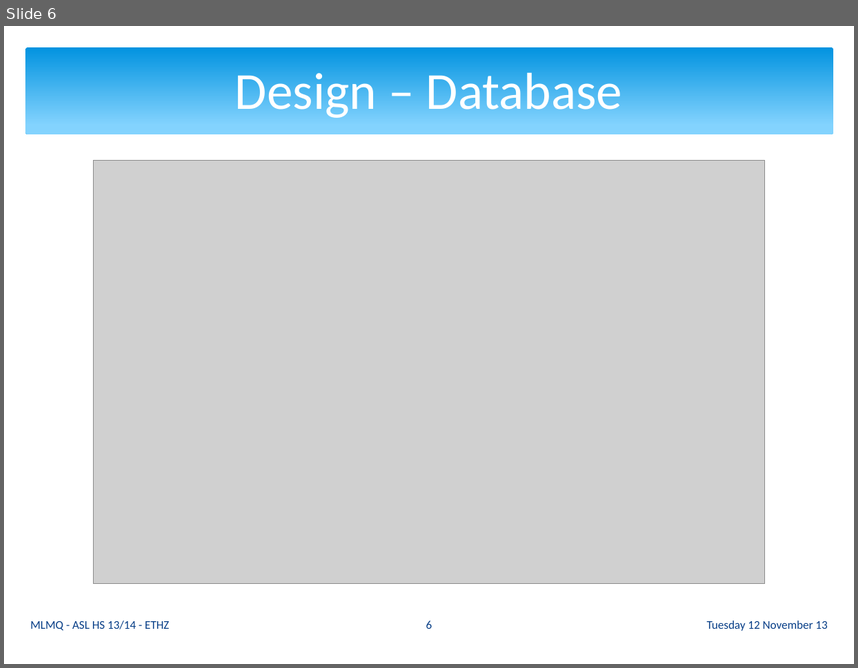
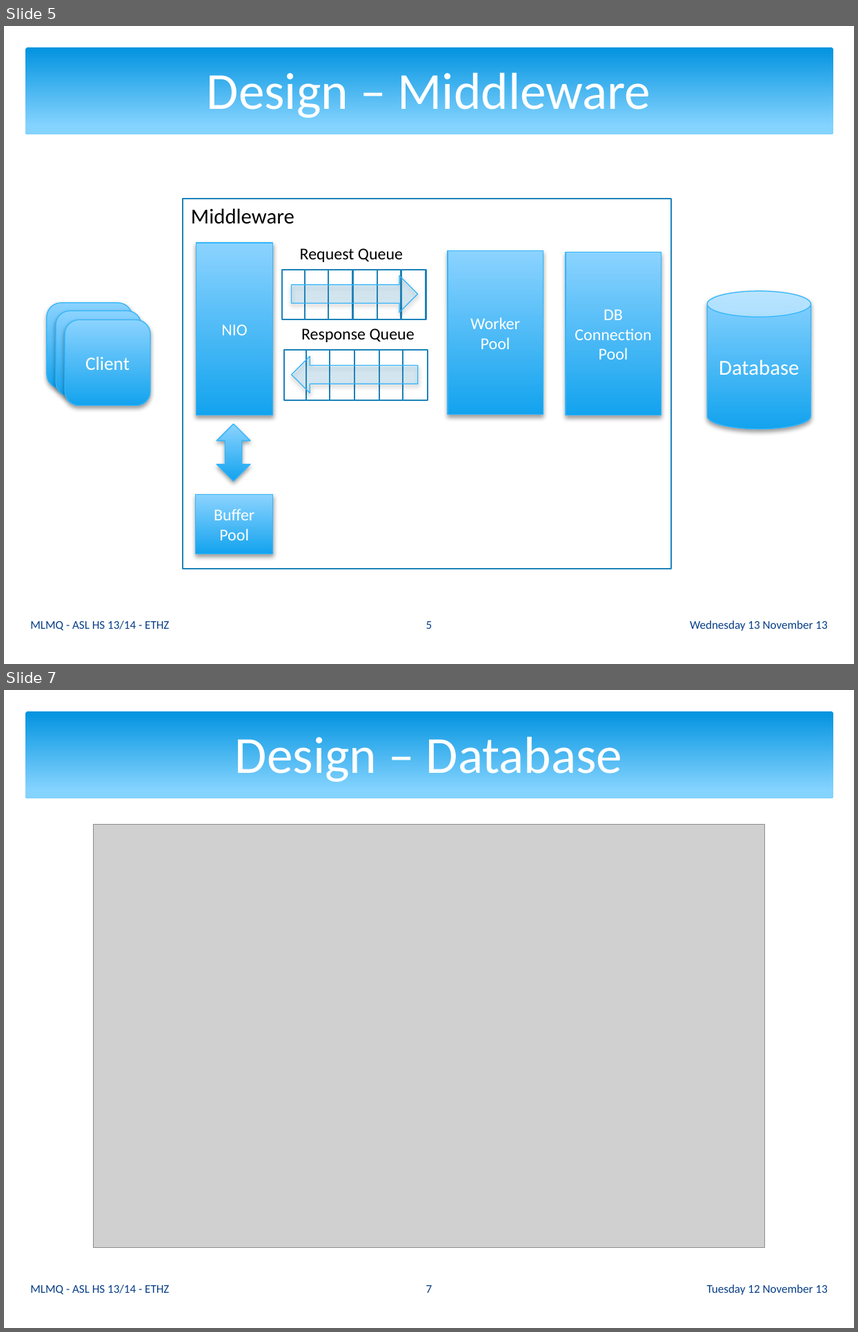
Before and after one commit to ganzm/AdvancedSystemsLab2013, a slide deck: doc/presentations/03 Milestone Presentation/mlmq.pptx. Shown one above the other, each under a label of ours: slide 6 before the commit, slides 5 and 7 after it; the slides between them are not shown. The pictures are 858x668 and 858x1332 pixels, drawn with LibreOffice and Linux fonts; fonts in the diff are those of the drawing; grey boxes stand for pictures. Boxes give left, top, right and bottom in pixels: in the first picture for what was removed or moved away, otherwise in the second. Text is boxed around its words. In the diff, an @@ line names an element or a change of style, - is before the commit and + after.

```diff
--- a/doc/presentations/03 Milestone Presentation/mlmq.pptx
+++ b/doc/presentations/03 Milestone Presentation/mlmq.pptx
@@ slide 5 added at <box>4,26,854,664</box>, background #FFFFFF; not listed: 1 template element that a slide beside it also shows @@
@@ title added at <box>207,66,651,118</box>, 44 pt, text #FFFFFF @@
+Design – Middleware
@@ rectangle added at <box>183,198,671,568</box>, fill #FFFFFF, outline #1C83B9 1.25 pt, 18 pt, text #000000 @@
+Middleware
@@ rectangle added at <box>196,243,274,415</box>, fill gradient #8CD3FF to #14A2EF, outline #31B6FD 0.75 pt, 14 pt, text #FFFFFF @@
+NIO
@@ group added at <box>282,248,426,320</box>: 5 lines, 1 rectangle, 1 text @@
+Request Queue
@@ rectangle added at <box>448,250,543,414</box>, fill gradient #8CD3FF to #14A2EF, outline #31B6FD 0.75 pt, 14 pt, text #FFFFFF @@
+Worker Pool
@@ rectangle added at <box>566,252,661,415</box>, fill gradient #8CD3FF to #14A2EF, outline #31B6FD 0.75 pt, 14 pt, text #FFFFFF @@
+DB Connection Pool
@@ right arrow added at <box>291,275,418,312</box>, fill gradient #8CD3FF to #14A2EF, outline #31B6FD 0.75 pt @@
@@ cylinder added at <box>707,291,811,429</box>, fill gradient #8CD3FF to #14A2EF, outline #31B6FD 0.75 pt, 18 pt, text #FFFFFF @@
+Database
@@ rounded rectangle added at <box>47,302,132,388</box>, fill gradient #8CD3FF to #14A2EF, outline #31B6FD 0.75 pt, 16 pt, text #FFFFFF @@
+Client
@@ rounded rectangle added at <box>56,311,142,397</box>, fill gradient #8CD3FF to #14A2EF, outline #31B6FD 0.75 pt, 16 pt, text #FFFFFF @@
+Client
@@ rounded rectangle added at <box>64,319,150,405</box>, fill gradient #8CD3FF to #14A2EF, outline #31B6FD 0.75 pt, 16 pt, text #FFFFFF @@
+Client
@@ group added at <box>283,328,428,401</box>: 5 lines, 1 rectangle, 1 text @@
+Response Queue
@@ right arrow added at <box>291,356,418,392</box>, fill gradient #8CD3FF to #14A2EF, outline #31B6FD 0.75 pt @@
@@ up down arrow added at <box>217,424,250,481</box>, fill gradient #8CD3FF to #14A2EF, outline #31B6FD 0.75 pt @@
@@ rectangle added at <box>195,495,272,554</box>, fill gradient #8CD3FF to #14A2EF, outline #31B6FD 0.75 pt, 14 pt, text #FFFFFF @@
+Buffer Pool
@@ text added at <box>30,620,169,630</box>, 10 pt, text #073E87 @@
+MLMQ - ASL HS 13/14 - ETHZ
@@ page number added at <box>426,621,432,628</box>, 10 pt, text #073E87 @@
+5
@@ text added at <box>690,620,827,630</box>, 10 pt, text #073E87 @@
+Wednesday 13 November 13
@@ what was slide 6 is now slide 7 @@
@@ page number at <box>426,1285,432,1292</box>: text changed @@
-6
+7
```
Also in this commit, not shown: 9 slides changed, 12 other slides added.
